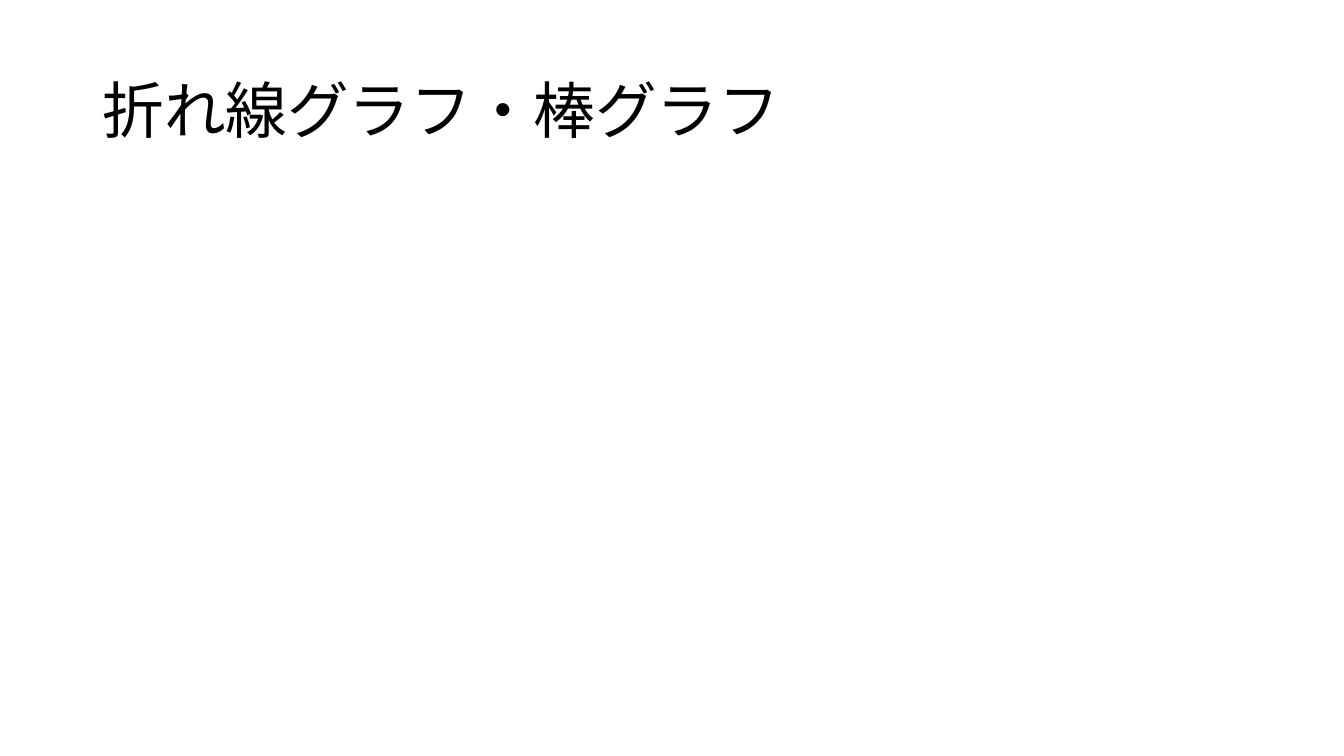
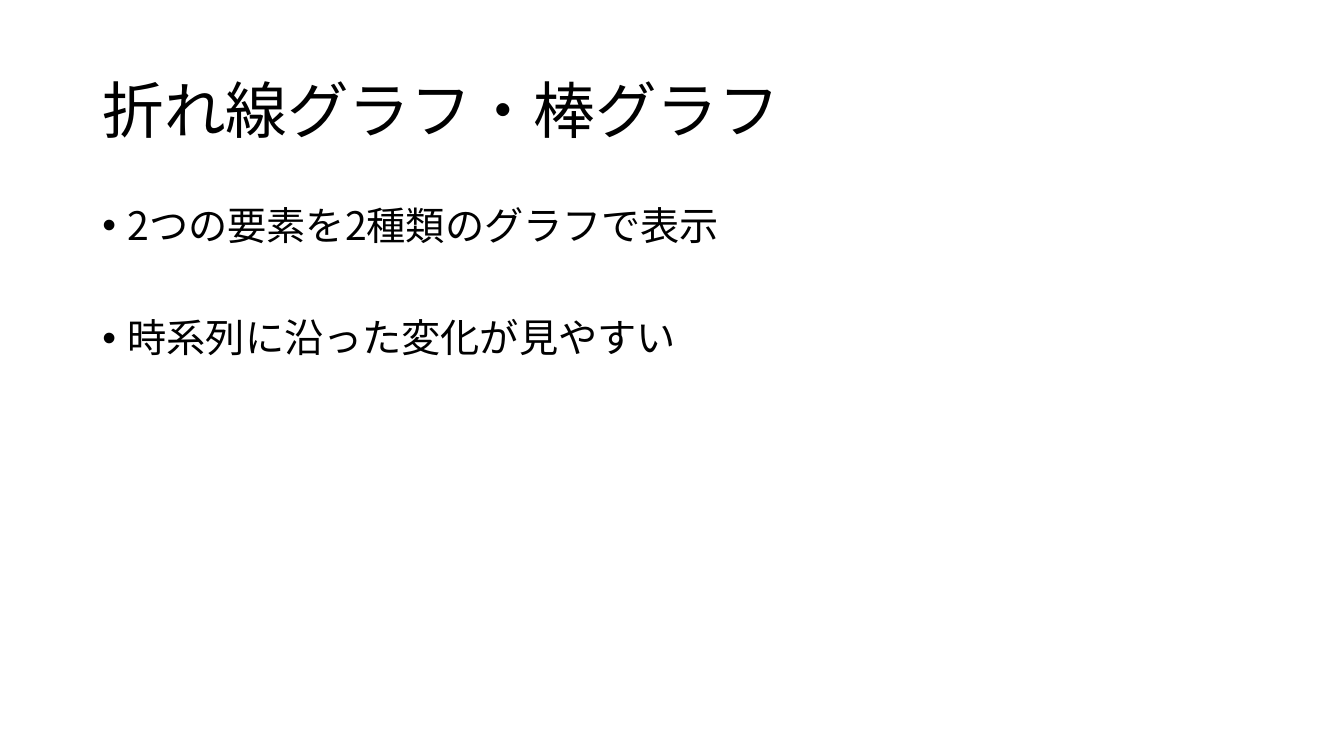
Before and after one commit to erevest-cobalt/3pro, a slide deck: slide 6 of 統計データの可視化.pptx. Drawn at 1344x756 pixels with LibreOffice and Linux fonts; fonts in the diff are those of the drawing. Boxes give left, top, right and bottom in pixels: in the first picture for what was removed or moved away, otherwise in the second. Text is boxed around its words. In the diff, an @@ line names an element or a change of style, - is before the commit and + after.

Commit message:
Update 統計データの可視化.pptx
・棒グラフの色をそろえたmatplotlib画像
・バブルチャート

```diff
--- a/統計データの可視化.pptx
+++ b/統計データの可視化.pptx
@@ text added at (x1=128, y1=207, x2=719, y2=356), 28 pt, text #000000 @@
+• 2つの要素を2種類のグラフで表示
+• 時系列に沿った変化が見やすい
```
Also in this commit, not shown: 1 other slide changed.
